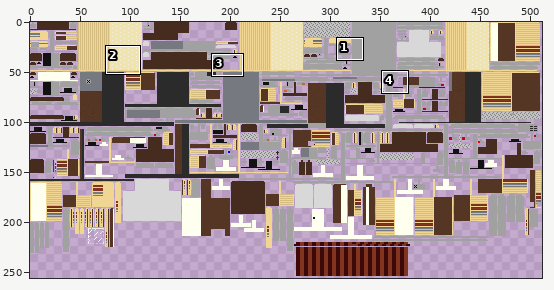
Sprite sheet: mccore/src/main/resources/assets/dkzpartspack/textures/parts/contractor_camper_bed_winnebago_manilla_bronze.png. Above: a wide view before the commit, with the close-up outlined.
Close-up. First the earlier version:
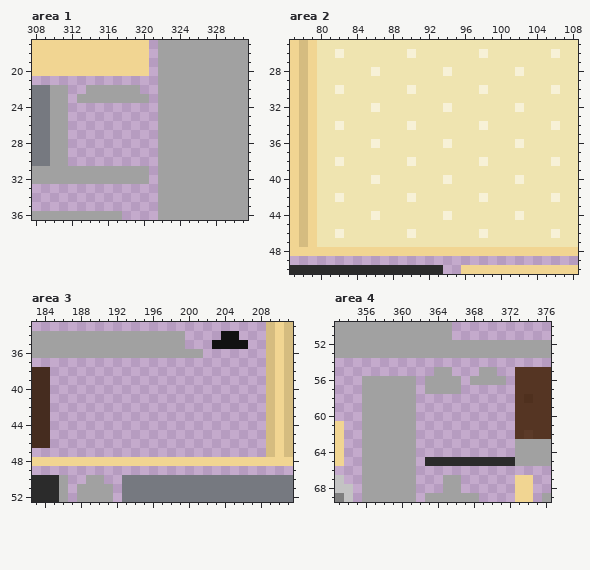
The file is 512x256 pixels. Colours within 5 levels of each other are drawn and written as one. Shown: area 1: x 308..331, y 17..36; area 2: x 77..108, y 25..50; area 3: x 183..211, y 33..52; area 4: x 353..376, y 50..69. The commit also changed other parts of the picture, which this record leaves out.
And afterwards:
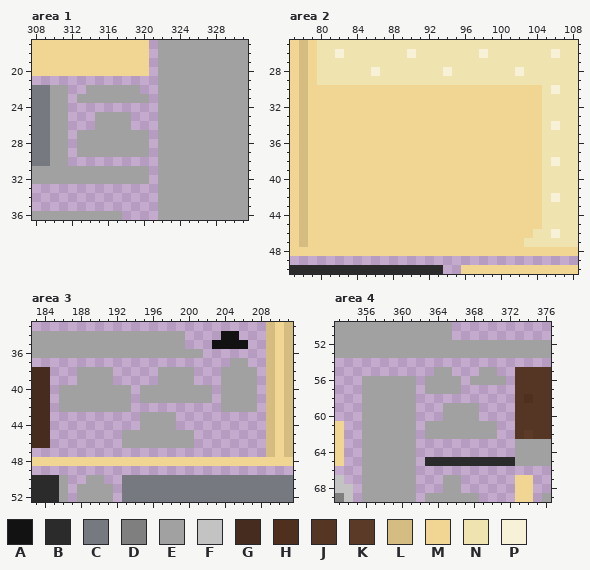
Palette (. is transparent): A #121212  B #2b2b2b  C #767980  D #7f7f7f  E #a1a1a1  F #c3c3c3  G #452c1f  H #4f301e  J #553523  K #5b3a28  L #d5bc80  M #f1d592  N #efe4b0  P #f7f1d7
Change:
--- area 1
@@ x 311..322 @@
 24 E..........E
-25 E..........E
-26 E..........E
-27 E..........E
-28 E..........E
-29 E..........E
+25 E...EEEE...E
+26 E...EEEE...E
+27 E.EEEEEEEE.E
+28 E.EEEEEEEE.E
+29 E.EEEEEEEE.E
 30 E..........E
--- area 2
@@ x 77..108 @@
 29 MLMNNNNNNNNNNNNNNNNNNNNNNNNNNNNN
-30 MLMNNPNNNNNNNPNNNNNNNPNNNNNNNPNN
-31 MLMNNNNNNNNNNNNNNNNNNNNNNNNNNNNN
-32 MLMNNNNNNPNNNNNNNPNNNNNNNPNNNNNN
-33 MLMNNNNNNNNNNNNNNNNNNNNNNNNNNNNN
-34 MLMNNPNNNNNNNPNNNNNNNPNNNNNNNPNN
-35 MLMNNNNNNNNNNNNNNNNNNNNNNNNNNNNN
-36 MLMNNNNNNPNNNNNNNPNNNNNNNPNNNNNN
-37 MLMNNNNNNNNNNNNNNNNNNNNNNNNNNNNN
-38 MLMNNPNNNNNNNPNNNNNNNPNNNNNNNPNN
-39 MLMNNNNNNNNNNNNNNNNNNNNNNNNNNNNN
-40 MLMNNNNNNPNNNNNNNPNNNNNNNPNNNNNN
-41 MLMNNNNNNNNNNNNNNNNNNNNNNNNNNNNN
-42 MLMNNPNNNNNNNPNNNNNNNPNNNNNNNPNN
-43 MLMNNNNNNNNNNNNNNNNNNNNNNNNNNNNN
-44 MLMNNNNNNPNNNNNNNPNNNNNNNPNNNNNN
-45 MLMNNNNNNNNNNNNNNNNNNNNNNNNNNNNN
-46 MLMNNPNNNNNNNPNNNNNNNPNNNNNNNPNN
-47 MLMNNNNNNNNNNNNNNNNNNNNNNNNNNNNN
+30 MLMMMMMMMMMMMMMMMMMMMMMMMMMMNPNN
+31 MLMMMMMMMMMMMMMMMMMMMMMMMMMMNNNN
+32 MLMMMMMMMMMMMMMMMMMMMMMMMMMMNNNN
+33 MLMMMMMMMMMMMMMMMMMMMMMMMMMMNNNN
+34 MLMMMMMMMMMMMMMMMMMMMMMMMMMMNPNN
+35 MLMMMMMMMMMMMMMMMMMMMMMMMMMMNNNN
+36 MLMMMMMMMMMMMMMMMMMMMMMMMMMMNNNN
+37 MLMMMMMMMMMMMMMMMMMMMMMMMMMMNNNN
+38 MLMMMMMMMMMMMMMMMMMMMMMMMMMMNPNN
+39 MLMMMMMMMMMMMMMMMMMMMMMMMMMMNNNN
+40 MLMMMMMMMMMMMMMMMMMMMMMMMMMMNNNN
+41 MLMMMMMMMMMMMMMMMMMMMMMMMMMMNNNN
+42 MLMMMMMMMMMMMMMMMMMMMMMMMMMMNPNN
+43 MLMMMMMMMMMMMMMMMMMMMMMMMMMMNNNN
+44 MLMMMMMMMMMMMMMMMMMMMMMMMMMMNNNN
+45 MLMMMMMMMMMMMMMMMMMMMMMMMMMMNNNN
+46 MLMMMMMMMMMMMMMMMMMMMMMMMMMNNPNN
+47 MLMMMMMMMMMMMMMMMMMMMMMMMMNNNNNN
 48 MMMMMMMMMMMMMMMMMMMMMMMMMMMMMMMM
--- area 3
@@ x 183..211 @@
 36 EEEEEEEEEEEEEEEEEEE.......LML
-37 ..........................LML
-38 GG........................LML
-39 GG........................LML
-40 GG........................LML
-41 GG........................LML
-42 GG........................LML
-43 GG........................LML
-44 GG........................LML
-45 GG........................LML
-46 GG........................LML
+37 ......................EE..LML
+38 GG...EEEE.....EEEE...EEEE.LML
+39 GG...EEEE.....EEEE...EEEE.LML
+40 GG.EEEEEEEE.EEEEEEEE.EEEE.LML
+41 GG.EEEEEEEE.EEEEEEEE.EEEE.LML
+42 GG.EEEEEEEE..........EEEE.LML
+43 GG..........EEEE..........LML
+44 GG..........EEEE..........LML
+45 GG........EEEEEEEE........LML
+46 GG........EEEEEEEE........LML
 47 ..........................LML
--- area 4
@@ x 361..372 @@
 58 E...........
-59 E...........
-60 E...........
-61 E...........
-62 E...........
+59 E...EEEE....
+60 E...EEEE....
+61 E.EEEEEEEE..
+62 E.EEEEEEEE..
 63 E...........
